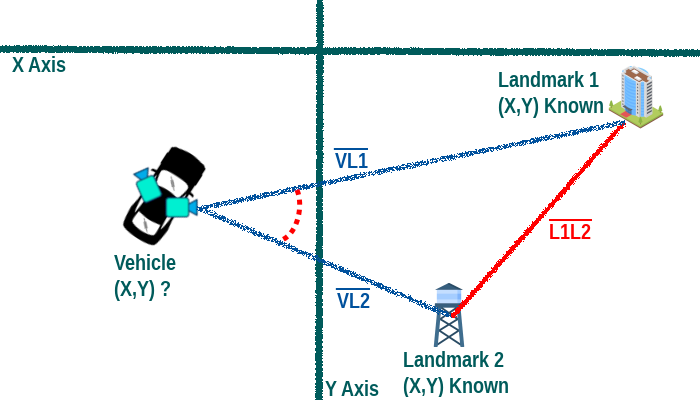
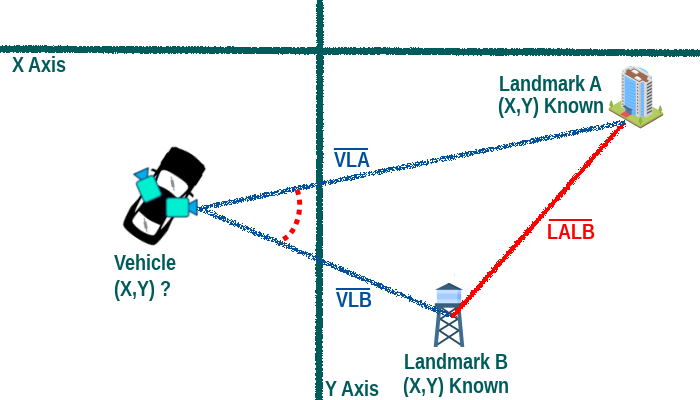
Layers edited between the first and the second w=700, h=400 image:
painted on "Background" over (334, 71, 602, 369)
